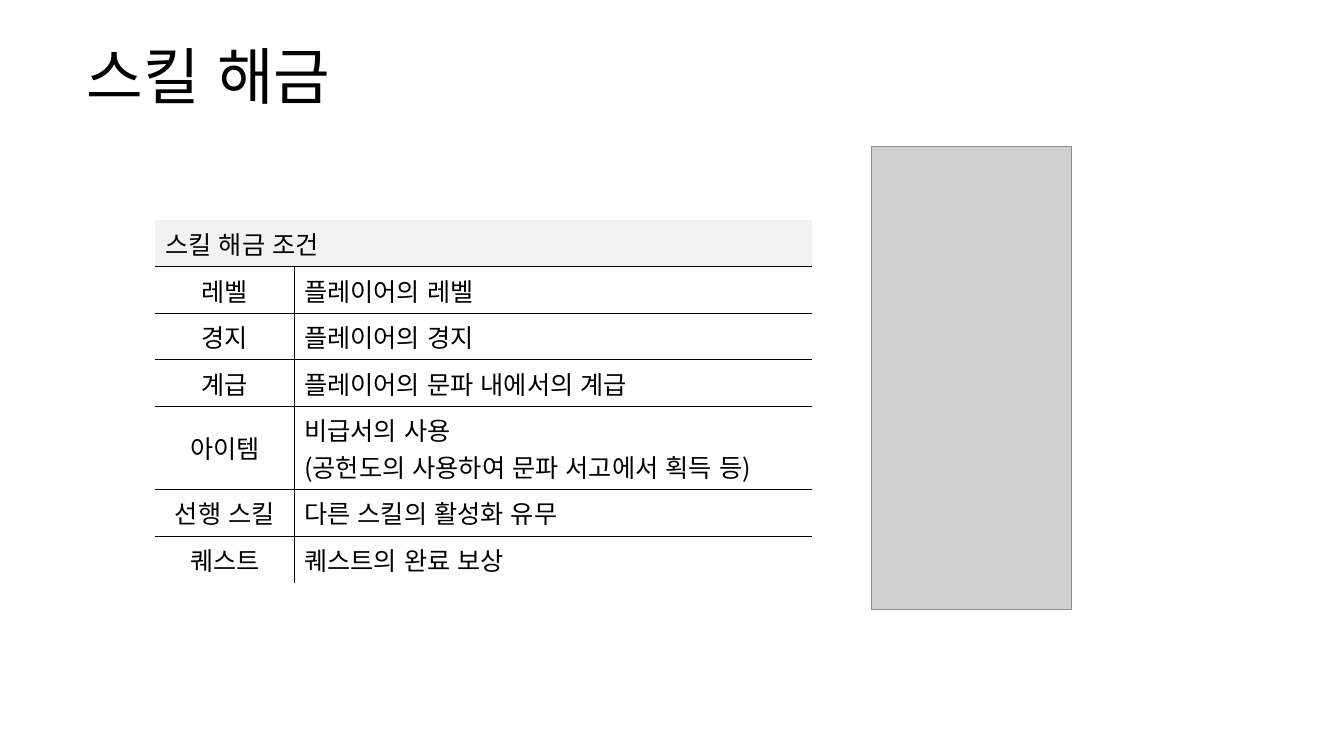
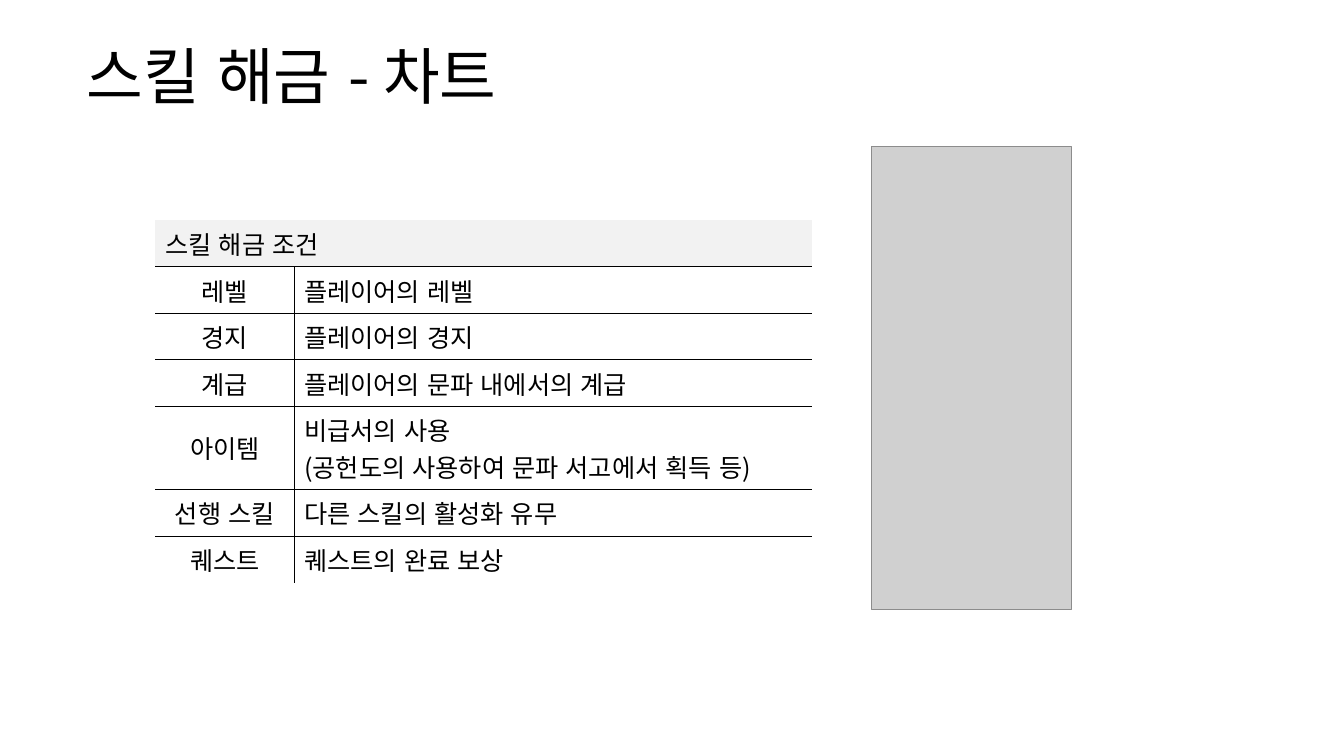
Before and after one commit to yjk0401/unityenginebasic_9th, a slide deck: slide 5 of 기획/방랑엽사전/스킬 시스템 기획서.pptx. Drawn at 1344x756 pixels with LibreOffice and Linux fonts; fonts in the diff are those of the drawing; grey boxes stand for pictures. Boxes give left, top, right and bottom in pixels: in the first picture for what was removed or moved away, otherwise in the second. Text is boxed around its words. In the diff, an @@ line names an element or a change of style, - is before the commit and + after.

```diff
--- a/기획/방랑엽사전/스킬 시스템 기획서.pptx
+++ b/기획/방랑엽사전/스킬 시스템 기획서.pptx
@@ text at (x1=87, y1=48, x2=496, y2=104): text changed @@
-스킬 해금
+스킬 해금 - 차트
```
Also in this commit, not shown: 9 other slides changed, 1 slide removed, 3 other files.
